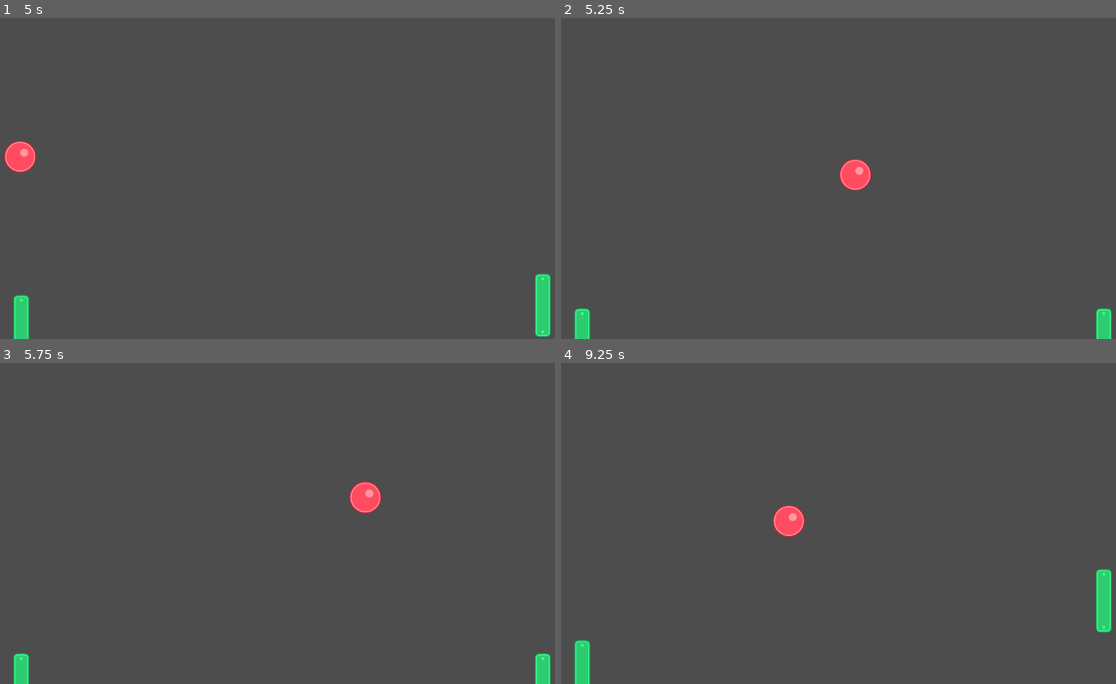
Above: before the commit, frames 1-4 (two rows, left to right).
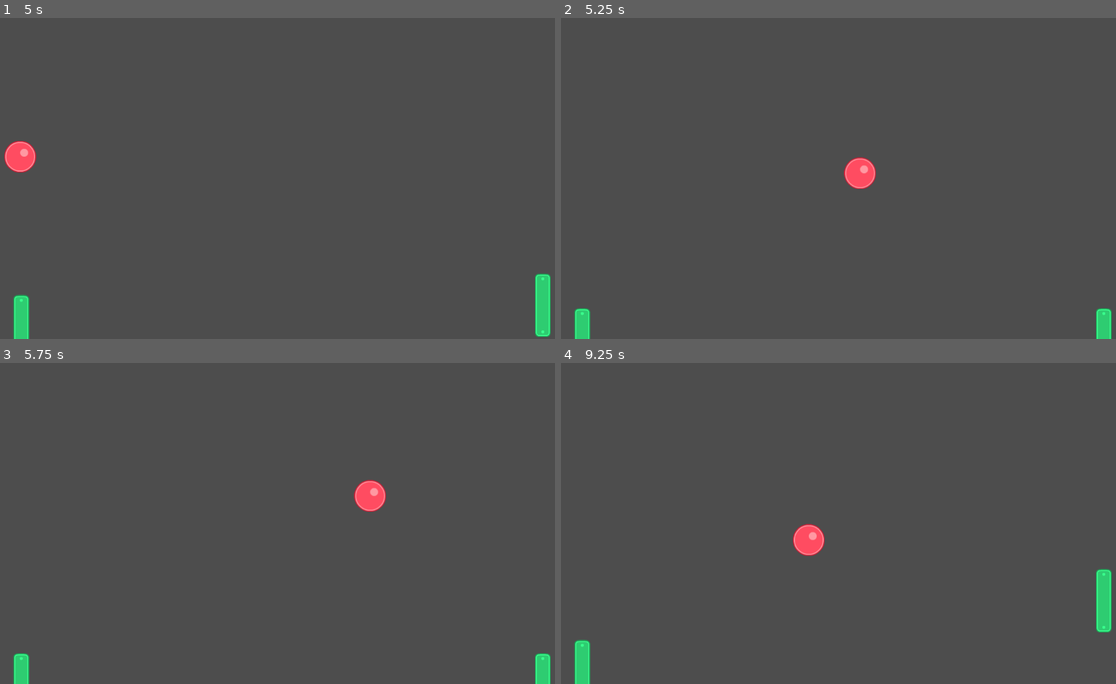
Above: after the commit, the same moments.

Repository: mgerhards/ponggd
Game: Godot game, scene res://pong.tscn
The game is run twice, just before and just after one commit, with the same random seed, the same clock (stepped at 60 frames per second) and the same inputs.
Inputs:
- Up to frame 1 (5 s): hold Up (ui_up) 0.53-1.28 s; hold S (p2_down) 0.53-1.28 s; hold Down (ui_down) 1.28-2.03 s; tap W (p2_up) at 1.35, 2.85, 4.35 s; hold S (p2_down) 2.03-2.78 s; hold Up (ui_up) 2.03-3.53 s; hold S (p2_down) 3.53-4.28 s; hold Down (ui_down) from 3.53 s (still down)
- Up to frame 2 (5.25 s): keep holding Down (ui_down); hold S (p2_down) from 5.03 s (still down)
- Up to frame 3 (5.75 s): keep holding Down (ui_down); keep holding S (p2_down)
- Up to frame 4 (9.25 s): release Down (ui_down) at 5.78 s; release S (p2_down) at 5.78 s; hold Up (ui_up) 5.78-8.03 s; tap W (p2_up) at 5.85, 7.35, 8.85 s; hold S (p2_down) 6.53-7.28 s; hold S (p2_down) 8.03-8.78 s; hold Down (ui_down) from 8.03 s (still down)

Frame 1 is identical in both runs. In frame 2, 0.3% of the frame differs, in the area x 50-57%, y 43-54%; in frame 3, 0.3%; in frame 4, 0.9%, in the area x 38-48%, y 44-61%.

Commit message:
speed increase and reset

Diff:
--- a/ball.gd
+++ b/ball.gd
@@ -1,9 +1,9 @@
 extends CharacterBody2D
 
 
-const speed = 300.0
 const JUMP_VELOCITY = -400.0
 var direction := Vector2(1,0).rotated(randf_range(-0.2,0.2))
+var speed = 300.0
 
 func _ready():
 	randomize()
@@ -20,3 +20,9 @@
 
 func bounce(normal: Vector2):
 	direction = direction.bounce(normal).normalized()
+
+func resetSpeed():
+	speed = 300.0;
+
+func incSpeed():
+	speed = speed*1.25;
--- a/pong.gd
+++ b/pong.gd
@@ -3,6 +3,7 @@
 @onready var ball := $Ball
 @onready var paddle_left := $PaddleLeft
 @onready var paddle_right := $PaddleRight
+@onready var speedTimer := $SpeedTimer
 
 var p1_score = 0
 var p2_score = 0
@@ -14,6 +15,7 @@
 func reset_ball():
 	ball.position = get_viewport_rect().size / 2
 	ball.direction = Vector2(-1 if randf() > 0.5 else 1, randf_range(-0.5, 0.5)).normalized()
+	ball.resetSpeed()
 
 
 func _on_wall_left_body_entered(body: Node2D) -> void:
@@ -28,3 +30,10 @@
 		p1_score += 1
 		print("Player 1 scores! Score:", p1_score)
 		reset_ball()
+
+
+
+func _on_speed_timer_timeout() -> void:
+	print("Speed increase")
+	ball.incSpeed()
+	speedTimer.start(5)
--- a/pong.tscn
+++ b/pong.tscn
@@ -91,5 +91,10 @@
 position = Vector2(-4, 323)
 shape = SubResource("RectangleShape2D_a6iag")
 
+[node name="SpeedTimer" type="Timer" parent="."]
+wait_time = 5.0
+autostart = true
+
 [connection signal="body_entered" from="Walls/WallLeft" to="." method="_on_wall_left_body_entered"]
 [connection signal="body_entered" from="Walls/WallRight" to="." method="_on_wall_right_body_entered"]
+[connection signal="timeout" from="SpeedTimer" to="." method="_on_speed_timer_timeout"]
